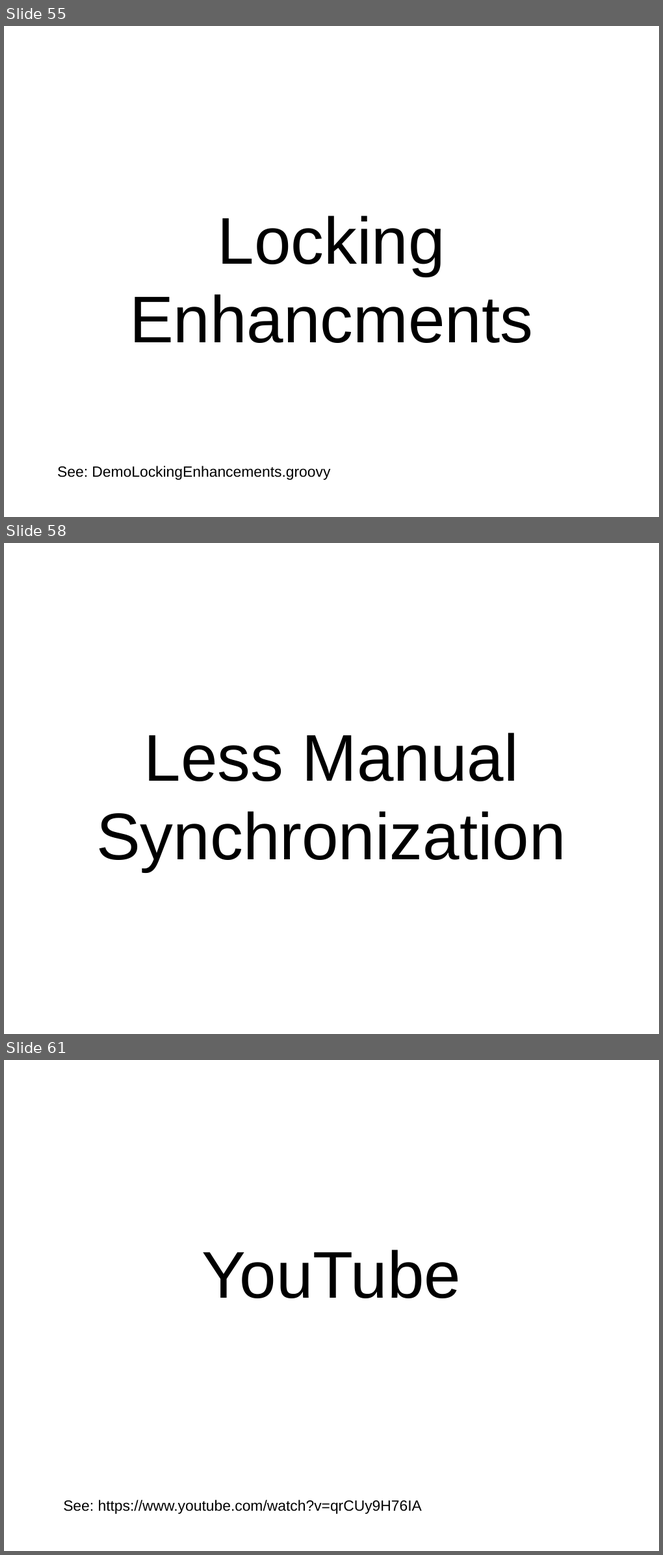
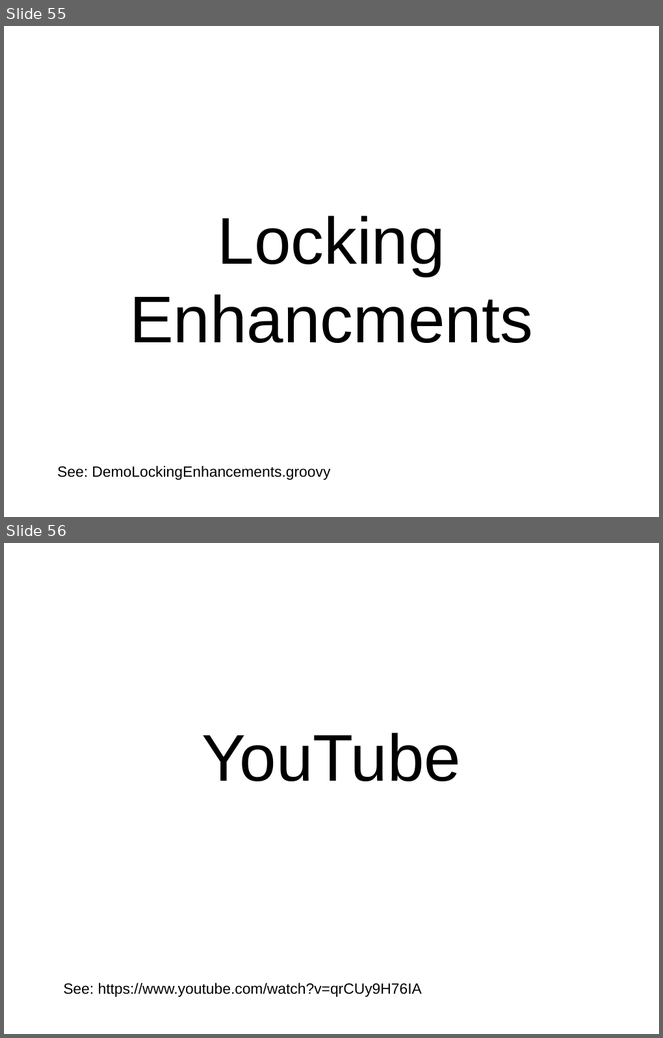
Before and after one commit to dwclark/GroovyThreading, a slide deck: presentation/groovy.odp. Shown one above the other, each under a label of ours: slides 55, 58 and 61 before the commit, slides 55 and 56 after it; the slides between them are not shown. The pictures are 663x1555 and 663x1038 pixels, drawn with LibreOffice and Linux fonts; fonts in the diff are those of the drawing. Boxes give left, top, right and bottom in pixels: in the first picture for what was removed or moved away, otherwise in the second. Text is boxed around its words. In the diff, an @@ line names an element or a change of style, - is before the commit and + after.

```diff
--- a/presentation/groovy.odp
+++ b/presentation/groovy.odp
@@ slide 58 removed at (x1=4, y1=543, x2=659, y2=1034), background #FFFFFF @@
@@ text removed at (x1=96, y1=733, x2=566, y2=872) @@
-Less Manual Synchronization
@@ what was slide 61 is now slide 56 @@
```
Also in this commit, not shown: 4 other slides removed, 1 other file.
